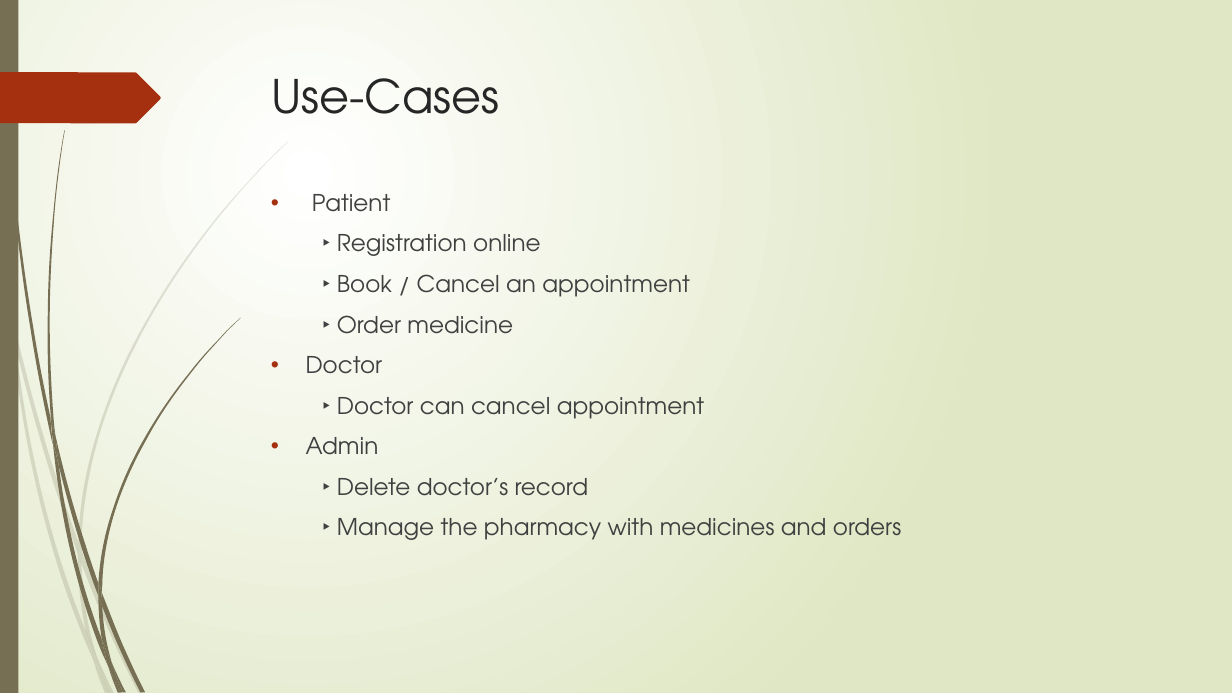
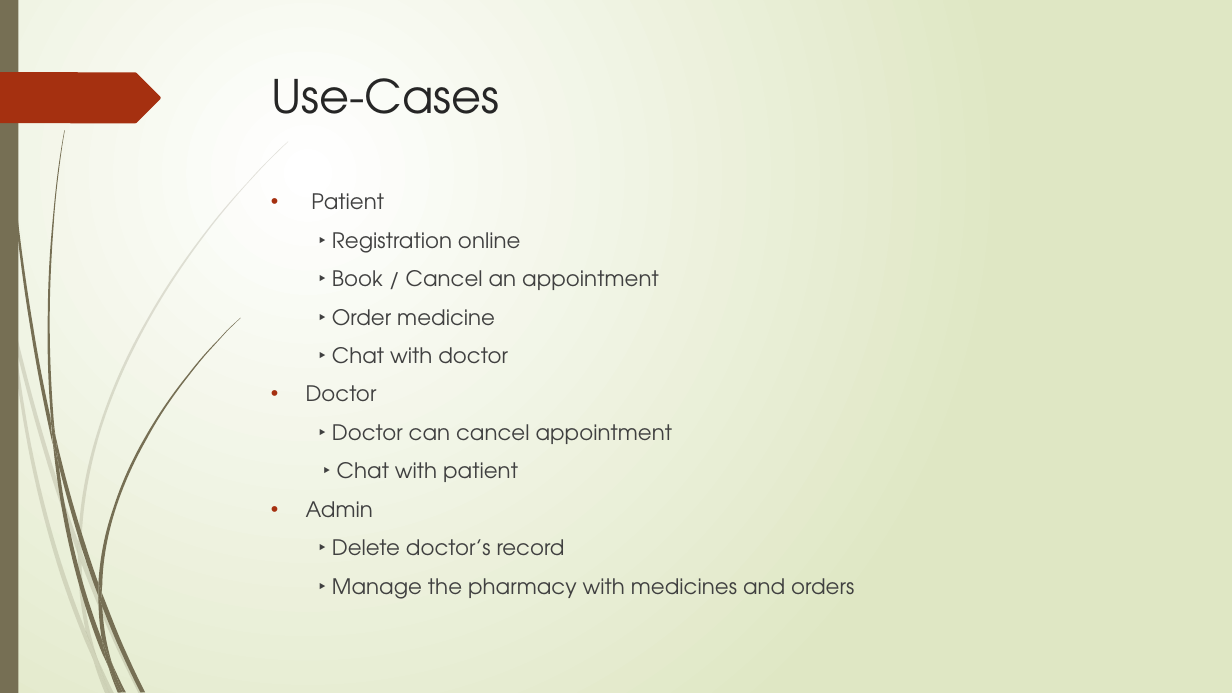
Before and after one commit to Alok0587/QURE, a slide deck: slide 8 of presentation/QURE PPT.pptx. Drawn at 1232x693 pixels with LibreOffice and Linux fonts; fonts in the diff are those of the drawing. Boxes give left, top, right and bottom in pixels: in the first picture for what was removed or moved away, otherwise in the second. Text is boxed around its words. In the diff, an @@ line names an element or a change of style, - is before the commit and + after.

```diff
--- a/presentation/QURE PPT.pptx
+++ b/presentation/QURE PPT.pptx
@@ text at [306, 193, 854, 599]: size 18 to 16.6 pt in "Patient", "‣ Registration online", "‣ Book / Cancel an appointment", "‣ Order medicine" and 5 more places @@
@@ text at [332, 347, 508, 364]: paragraph added @@
+‣ Chat with doctor
@@ text at [337, 462, 518, 482]: paragraph added @@
+‣ Chat with patient
```
Also in this commit, not shown: 3 other slides changed, 1 slide added, 1 slide removed.
